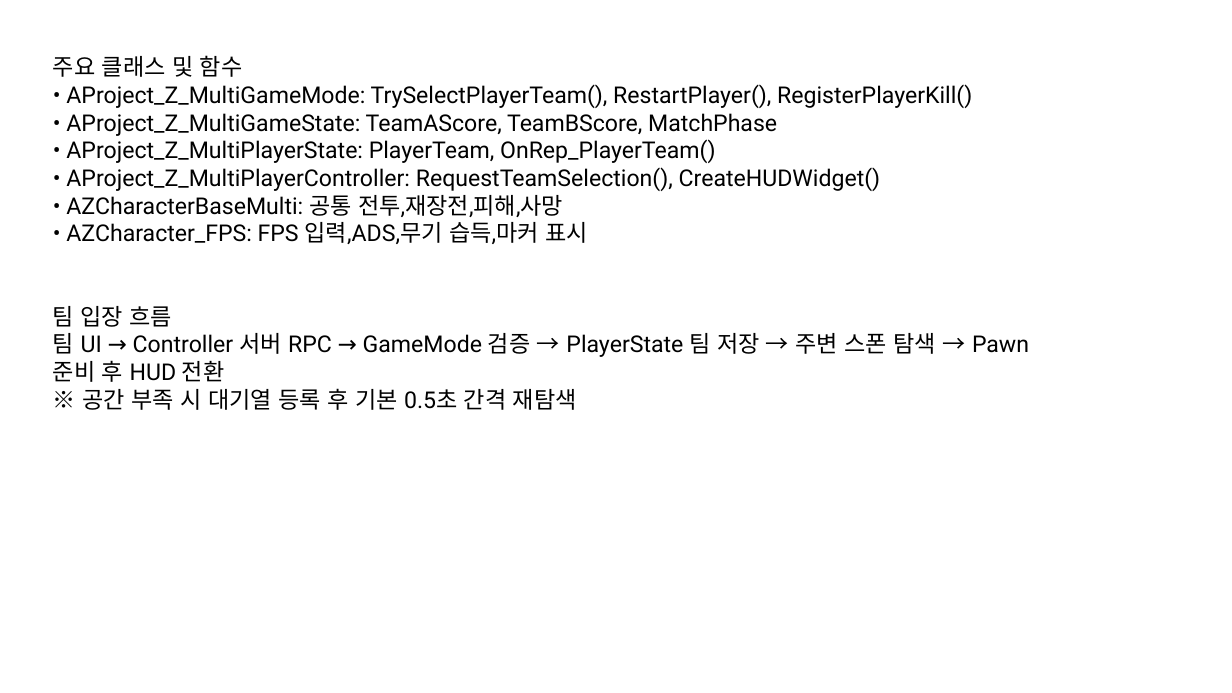
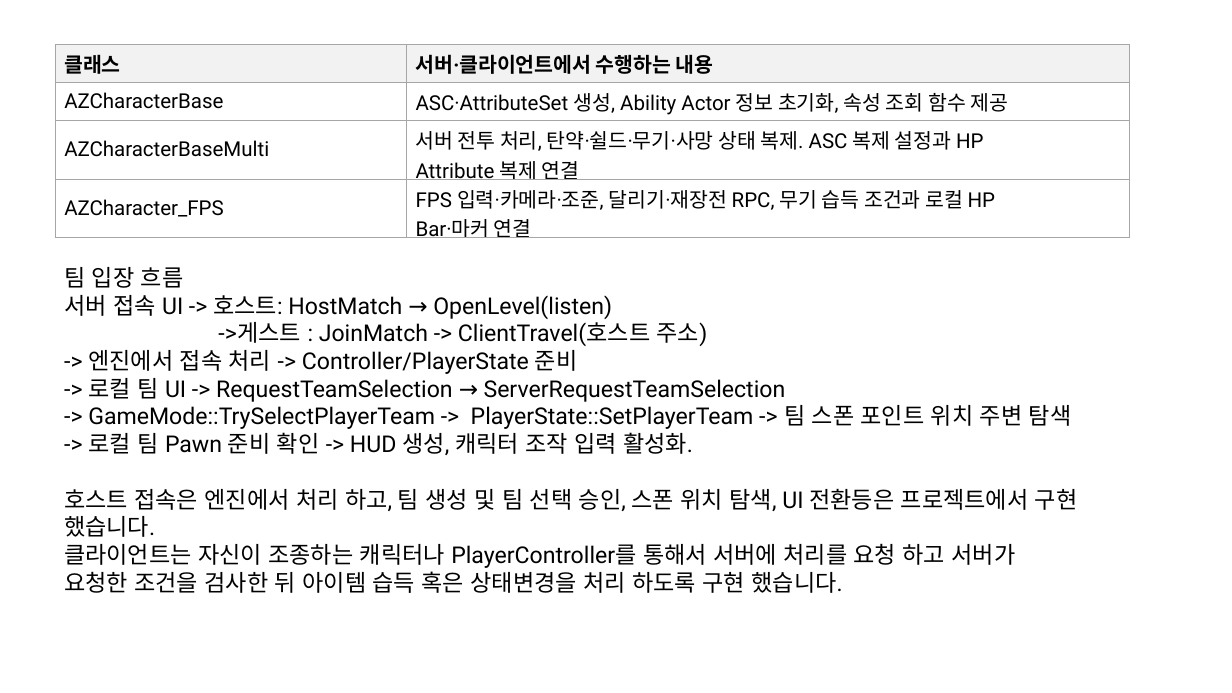
Before and after one commit to BenT8501/Auto_Stock_Trading, a slide deck: slide 6 of Project_Z/docs/박종호B_직무과제_완료보고서_수정.pptx. Drawn at 1232x693 pixels with LibreOffice and Linux fonts; fonts in the diff are those of the drawing. Boxes give left, top, right and bottom in pixels: in the first picture for what was removed or moved away, otherwise in the second. Text is boxed around its words. In the diff, an @@ line names an element or a change of style, - is before the commit and + after.

```diff
--- a/Project_Z/docs/박종호B_직무과제_완료보고서_수정.pptx
+++ b/Project_Z/docs/박종호B_직무과제_완료보고서_수정.pptx
@@ text at (53, 55, 972, 244): paragraphs removed @@
-주요 클래스 및 함수
-• AProject_Z_MultiGameMode: TrySelectPlayerTeam(), RestartPlayer(), RegisterPlayerKill()
-• AProject_Z_MultiGameState: TeamAScore, TeamBScore, MatchPhase
-• AProject_Z_MultiPlayerState: PlayerTeam, OnRep_PlayerTeam()
-• AProject_Z_MultiPlayerController: RequestTeamSelection(), CreateHUDWidget()
-• AZCharacterBaseMulti: 공통 전투,재장전,피해,사망
-• AZCharacter_FPS: FPS 입력,ADS,무기 습득,마커 표시
@@ table added at (55, 44, 1129, 242), 4 rows, 2 columns @@
+클래스 | 서버·클라이언트에서 수행하는 내용
+AZCharacterBase | ASC·AttributeSet 생성, Ability Actor 정보 초기화, 속성 조회 함수 제공
+AZCharacterBaseMulti | 서버 전투 처리, 탄약·쉴드·무기·사망 상태 복제. ASC 복제 설정과 HP Attribute 복제 연결
+AZCharacter_FPS | FPS 입력·카메라·조준, 달리기·재장전 RPC, 무기 습득 조건과 로컬 HP Bar·마커 연결
@@ text "팀 입장 흐름": place and size @@
-text "팀 입장 흐름" at (53, 55, 1029, 410)
+text "팀 입장 흐름" at (64, 267, 1078, 593)
@@ text at (64, 295, 1078, 593): text changed @@
-팀 UI → Controller 서버 RPC → GameMode 검증 → PlayerState 팀 저장 → 주변 스폰 탐색 → Pawn 준비 후 HUD 전환
-※ 공간 부족 시 대기열 등록 후 기본 0.5초 간격 재탐색
+서버 접속 UI -> 호스트: HostMatch → OpenLevel(listen)
+->게스트 : JoinMatch -> ClientTravel(호스트 주소)
+-> 엔진에서 접속 처리 -> Controller/PlayerState 준비
+-> 로컬 팀 UI -> RequestTeamSelection → ServerRequestTeamSelection
+-> GameMode::TrySelectPlayerTeam -> PlayerState::SetPlayerTeam -> 팀 스폰 포인트 위치 주변 탐색
+-> 로컬 팀 Pawn 준비 확인 -> HUD 생성, 캐릭터 조작 입력 활성화.
+호스트 접속은 엔진에서 처리 하고, 팀 생성 및 팀 선택 승인, 스폰 위치 탐색, UI 전환등은 프로젝트에서 구현 했습니다.
+클라이언트는 자신이 조종하는 캐릭터나 PlayerController를 통해서 서버에 처리를 요청 하고 서버가 요청한 조건을 검사한 뒤 아이템 습득 혹은 상태변경을 처리 하도록 구현 했습니다.
```
Also in this commit, not shown: 1 other slide changed, 2 other files.
